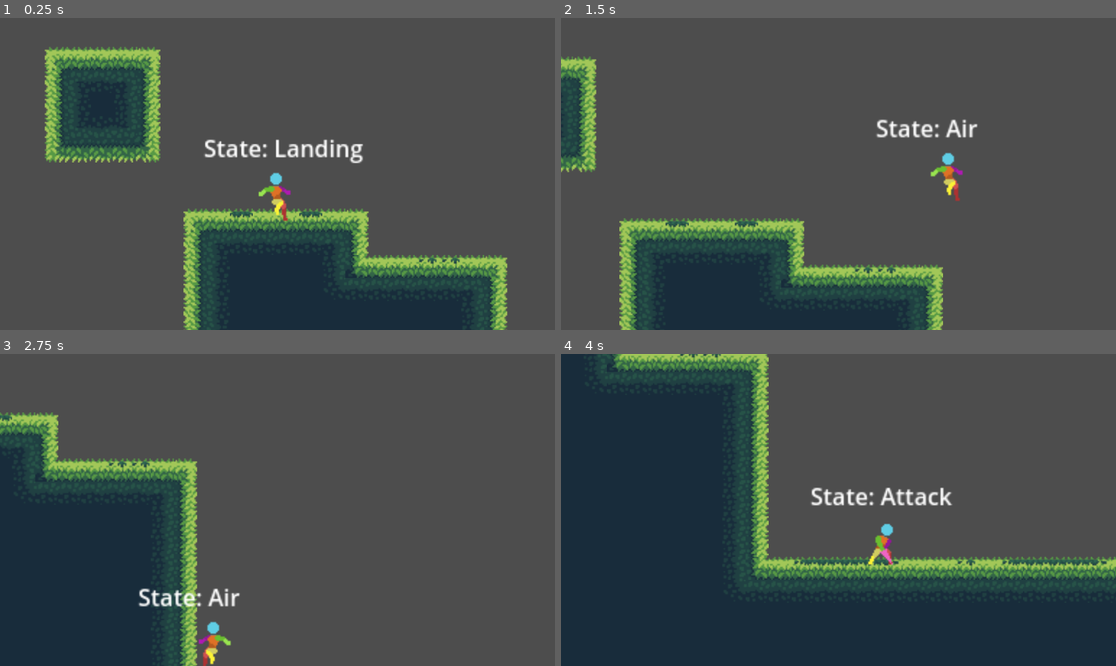
Above: before the commit, frames 1-4 (two rows, left to right).
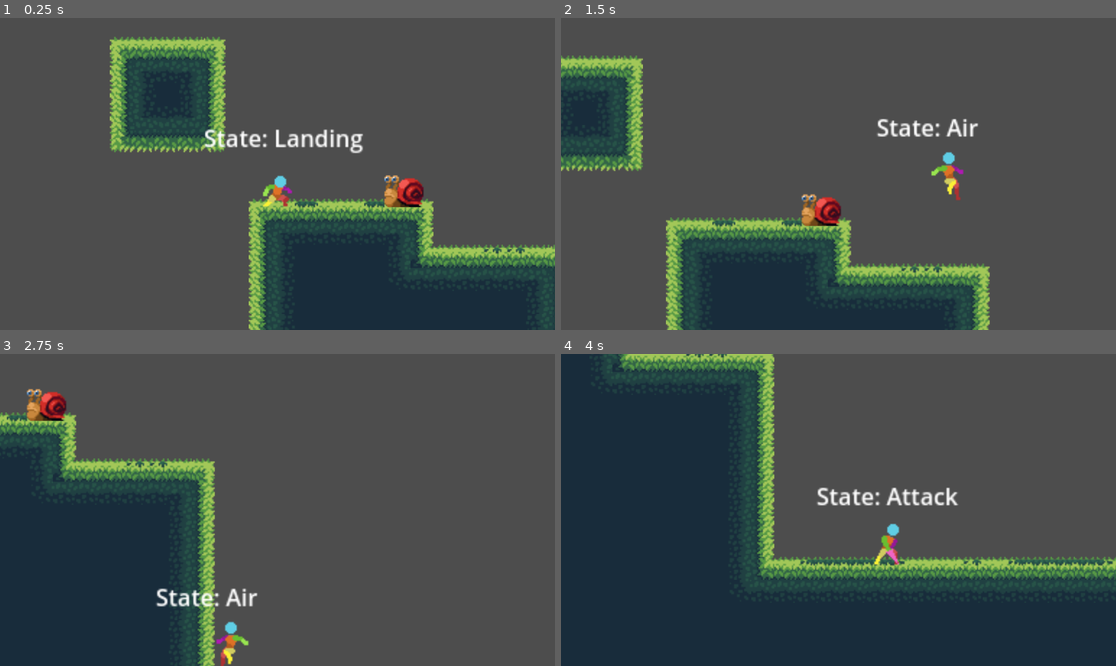
Above: after the commit, the same moments.

Repository: Allus-Interactive/platform-combat-game
Game: Godot game, scene res://scenes/main.tscn
Same seed, same stepped clock (60 frames per second), same inputs: the game is played once before the commit and once after it.
Inputs:
- Up to frame 1 (0.25 s): no input
- Up to frame 2 (1.5 s): hold P (attack) 0.53-1.28 s; hold D (move_right) from 0.53 s (still down); tap Space (jump) at 0.77 s; tap O (roll) at 1.35 s
- Up to frame 3 (2.75 s): tap Space (jump) at 1.52 s; release D (move_right) at 2.03 s; hold A (move_left) from 2.03 s (still down); hold P (attack) from 2.03 s (still down)
- Up to frame 4 (4 s): release A (move_left) at 2.78 s; release P (attack) at 2.78 s; hold D (move_right) from 2.78 s (still down); tap O (roll) at 2.85 s; tap Space (jump) at 3.02, 3.77 s; hold P (attack) from 3.53 s (still down)

The runs differ from the first frame. In frame 1, 28% of the frame differs, in the area x 8-100%, y 6-100%; in frame 2, 15%; in frame 3, 7.7%; in frame 4, 6.0%.

Commit message:
added enemy to scene

Diff:
--- a/scenes/main.tscn
+++ b/scenes/main.tscn
@@ -1,7 +1,8 @@
-[gd_scene load_steps=5 format=3 uid="uid://g0aeaf7t8jn0"]
+[gd_scene load_steps=6 format=3 uid="uid://g0aeaf7t8jn0"]
 
 [ext_resource type="Texture2D" uid="uid://diljjjyqvey23" path="res://assets/jungle/tileset/jungle tileset.png" id="1_tjtat"]
 [ext_resource type="PackedScene" uid="uid://c8g1576p2mopw" path="res://scenes/player.tscn" id="2_1uf6e"]
+[ext_resource type="PackedScene" uid="uid://cm8exbu7yrhd2" path="res://scenes/enemies/snail.tscn" id="3_4acwj"]
 
 [sub_resource type="TileSetAtlasSource" id="TileSetAtlasSource_tu201"]
 texture = ExtResource("1_tjtat")
@@ -1326,15 +1327,18 @@
 layer_0/tile_data = PackedInt32Array(-6, 262144, 2, 65530, 262144, 3, 131066, 262144, 4, 196602, 262144, 5, 262138, 262 …(19721 unchanged characters)…
 
 [node name="player" parent="." instance=ExtResource("2_1uf6e")]
-position = Vector2(-31, -40)
+position = Vector2(-76, -33)
 
 [node name="RemoteTransform2D" type="RemoteTransform2D" parent="player"]
 remote_path = NodePath("../../Camera2D")
 
 [node name="Camera2D" type="Camera2D" parent="."]
-position = Vector2(-31, -40)
+position = Vector2(-76, -33)
 zoom = Vector2(3, 3)
 process_callback = 0
 position_smoothing_enabled = true
 drag_horizontal_enabled = true
 drag_vertical_enabled = true
+
+[node name="Snail" parent="." instance=ExtResource("3_4acwj")]
+position = Vector2(11, -26)
